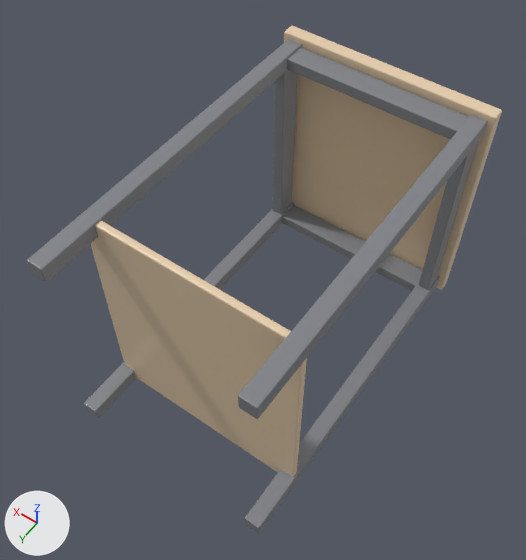
Renders of the glTF model models/carvera_bench/carvera_bench.glb from each side of a commit.
Camera for both pictures: a 50 mm lens placed at (-0.596, 0.448, 1.341), pointed at (0.02, -0.414, -0.014). Every picture has the same lights, and +X, +Y and +Z are marked at lower left. The first picture is the older version. Where no turn or scale is listed for an object, it has been applied to the vertices. Vertices at exactly the same position are counted once.

Names of what the first picture shows: 'leg_0', 'leg_1', 'leg_2', 'leg_3', 'rail_-1', 'rail_1', 'rail_x-1', 'rail_x1', 'shelf', 'top'.
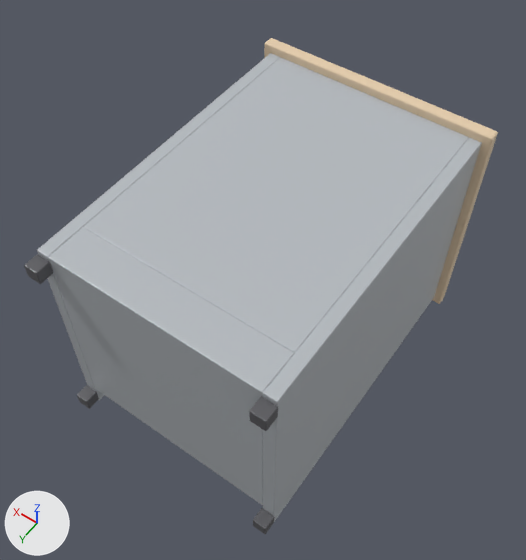
Where the change shows, as pixel boxes (x1, y1, x2, y2) in the pictures (526 x 560 px):
'back', added
    after: (84, 58, 469, 354)
'plinth', added
    after: (48, 227, 294, 505)
'top', moved, rescaled (7% wider)
    before: (284, 26, 502, 290)
    after: (264, 38, 498, 304)
'shelf', deleted (beige)
    before: (91, 221, 307, 476)
'side_-1', added
    after: (263, 138, 482, 522)
'leg_2', deleted
    before: (238, 115, 488, 419)
'leg_3', deleted
    before: (27, 39, 302, 282)
'leg_0', deleted
    before: (245, 276, 440, 534)
'rail_1', deleted
    before: (287, 47, 469, 140)
'side_1', added
    after: (37, 53, 280, 400)
'leg_1', deleted
    before: (84, 202, 294, 418)
'rail_x1', deleted
    before: (273, 70, 298, 214)
'rail_-1', deleted
    before: (282, 205, 422, 291)
'rail_x-1', deleted
    before: (418, 141, 479, 290)
'foot_2', added
    after: (249, 396, 278, 431)
'foot_3', added
    after: (24, 254, 53, 284)
'foot_0', added
    after: (253, 508, 274, 534)
'foot_1', added
    after: (77, 385, 99, 409)

The change, as a diff of the scene's bpy script:
```diff
--- a/models/carvera_bench/carvera_bench.glb.py
+++ b/models/carvera_bench/carvera_bench.glb.py
@@ me_cube @@
-me_cube.from_pydata(...)  # 96 vertices, 188 faces; spans x -0.28..0.28, y -0.018..0.018, z -0.31..0.31
+me_cube.from_pydata(...)  # 96 vertices, 188 faces; spans x -0.3..0.3, y -0.015..0.015, z -0.3..0.3
+# me_cube part 1: the whole mesh is scaled about its middle by (1.07, 0.838, 0.968)
 me_cube.materials.append(mat_m_cc9e6bff)
@@ ob_top @@
 ob_top = bpy.data.objects.new('top', me_cube)
-ob_top.location = (0.0, -0.882, 0.0)
+ob_top.location = (0.0, -0.825, 0.0)
@@ ob_leg_0 @@
-ob_leg_0 = bpy.data.objects.new('leg_0', me_cube_001)
@@ ob_leg_1 @@
-ob_leg_1 = bpy.data.objects.new('leg_1', me_cube_002)
@@ ob_leg_2 @@
-ob_leg_2 = bpy.data.objects.new('leg_2', me_cube_003)
@@ ob_leg_3 @@
-ob_leg_3 = bpy.data.objects.new('leg_3', me_cube_004)
@@ ob_rail__1 @@
-ob_rail__1 = bpy.data.objects.new('rail_-1', me_cube_005)
@@ ob_rail_1 @@
-ob_rail_1 = bpy.data.objects.new('rail_1', me_cube_006)
@@ ob_rail_x_1 @@
-ob_rail_x_1 = bpy.data.objects.new('rail_x-1', me_cube_007)
@@ ob_rail_x1 @@
-ob_rail_x1 = bpy.data.objects.new('rail_x1', me_cube_008)
@@ ob_shelf @@
-ob_shelf = bpy.data.objects.new('shelf', me_cube_009)
@@ ob_foot_3 @@
+ob_foot_3 = bpy.data.objects.new('foot_3', me_cube_015)  # 96 vertices, 188 faces; spans x -0.0175..0.0175, y -0.0175..0.0175, z -0.0175..0.0175; in mat_m_19191cff (dark grey #59595d)
+ob_foot_3.location = (0.265, -0.018, 0.25)
@@ ob_foot_2 @@
+ob_foot_2 = bpy.data.objects.new('foot_2', me_cube_015.copy())
+ob_foot_2.location = (-0.265, -0.018, 0.25)
@@ ob_foot_1 @@
+ob_foot_1 = bpy.data.objects.new('foot_1', me_cube_015.copy())
+ob_foot_1.location = (0.265, -0.018, -0.25)
@@ ob_foot_0 @@
+ob_foot_0 = bpy.data.objects.new('foot_0', me_cube_015.copy())
+ob_foot_0.location = (-0.265, -0.018, -0.25)
@@ ob_plinth @@
+ob_plinth = bpy.data.objects.new('plinth', me_cube_004_1)  # 96 vertices, 188 faces; spans x -0.25..0.25, y -0.048..0.048, z -0.25..0.25; in mat_m_777f87ff (light grey #b6bcc0)
+ob_plinth.location = (0.0, -0.083, 0.03)
@@ ob_back @@
+ob_back = bpy.data.objects.new('back', me_cube_003_1)  # 96 vertices, 188 faces; spans x -0.25..0.25, y -0.34..0.34, z -0.008..0.008; in mat_m_777f87ff (light grey #b6bcc0)
+ob_back.location = (0.0, -0.47, 0.272)
@@ ob_side_1 @@
+ob_side_1 = bpy.data.objects.new('side_1', me_cube_002_1)  # 96 vertices, 188 faces; spans x -0.015..0.015, y -0.388..0.388, z -0.28..0.28; in mat_m_777f87ff (light grey #b6bcc0)
+ob_side_1.location = (0.265, -0.422, 0.0)
@@ ob_side__1 @@
+ob_side__1 = bpy.data.objects.new('side_-1', me_cube_002_1.copy())
+ob_side__1.location = (-0.265, -0.422, 0.0)
```
